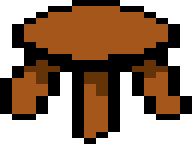
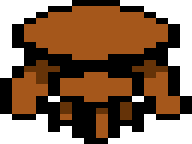
Revision of a layered 192 x 144 image; what changed, layer by layer:
added layer "small" above "large" over (x1=48, y1=72, x2=144, y2=144)
